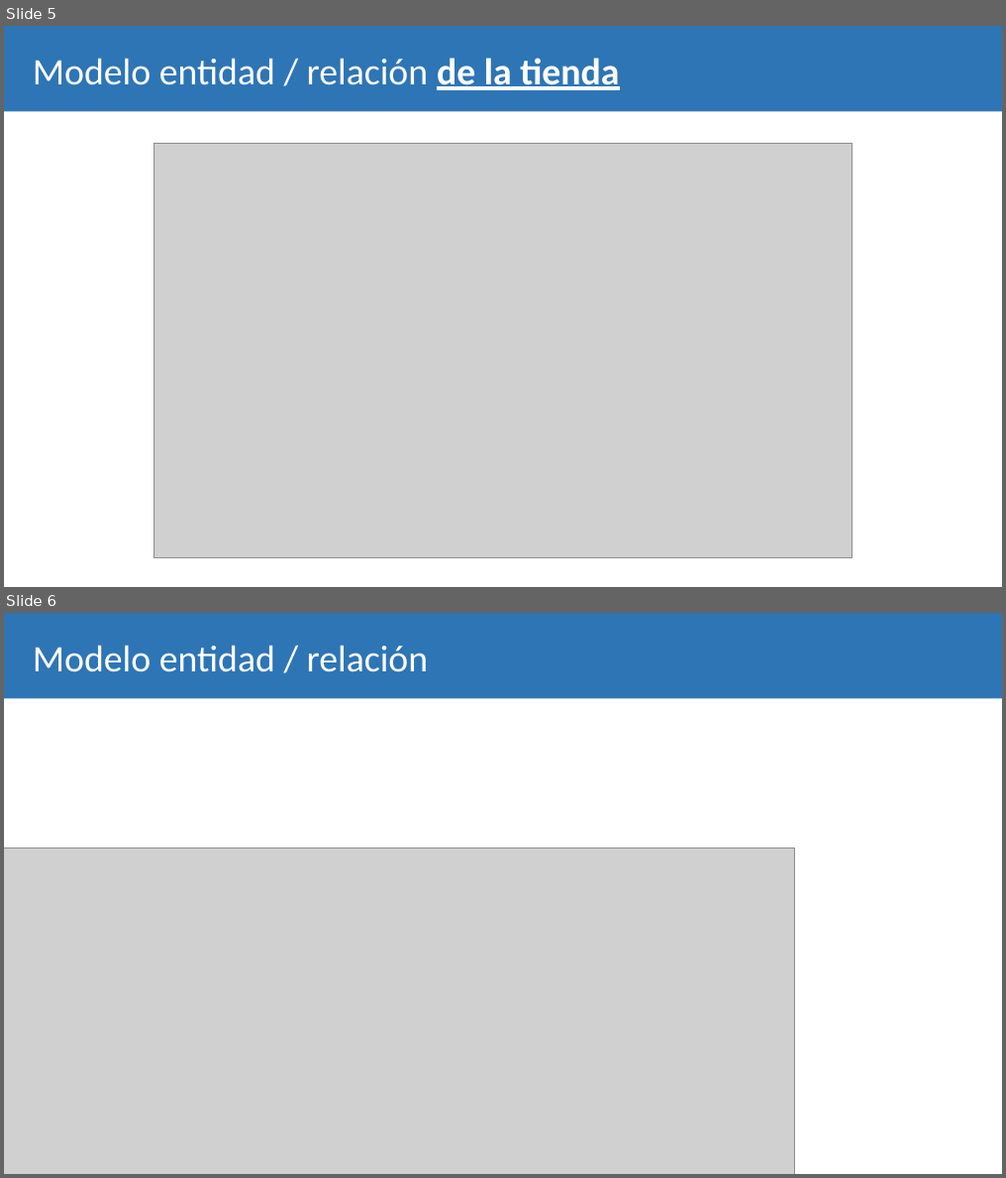
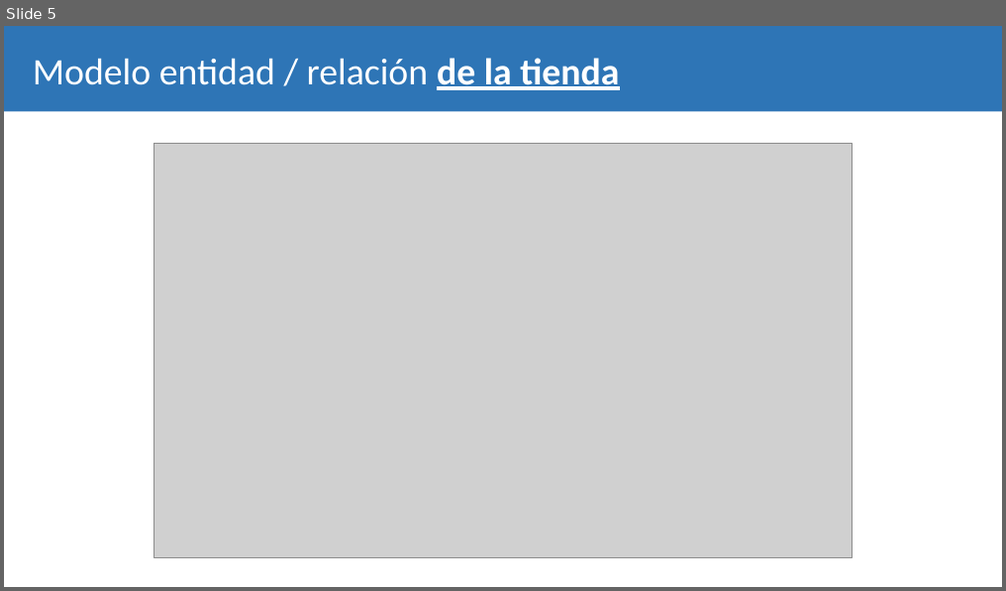
Before and after one commit to alejandromaringomez/ProyectoCameraShop, a slide deck: Camera.Shop.pptx. Shown one above the other, each under a label of ours: slides 5 and 6 before the commit, slide 5 after it. The pictures are 1006x1178 and 1006x591 pixels, drawn with LibreOffice and Linux fonts; fonts in the diff are those of the drawing; grey boxes stand for pictures. Boxes give left, top, right and bottom in pixels: in the first picture for what was removed or moved away, otherwise in the second. Text is boxed around its words. In the diff, an @@ line names an element or a change of style, - is before the commit and + after.

```diff
--- a/Camera.Shop.pptx
+++ b/Camera.Shop.pptx
@@ slide 6 removed at [4, 613, 1002, 1174], background #FFFFFF @@
@@ rectangle removed at [4, 613, 1002, 698] @@
@@ title removed at [33, 645, 429, 672] @@
-Modelo entidad / relación
@@ picture removed at [4, 849, 795, 1174] @@
```
Also in this commit, not shown: 1 slide changed, 2 slides added, 1 other file.
